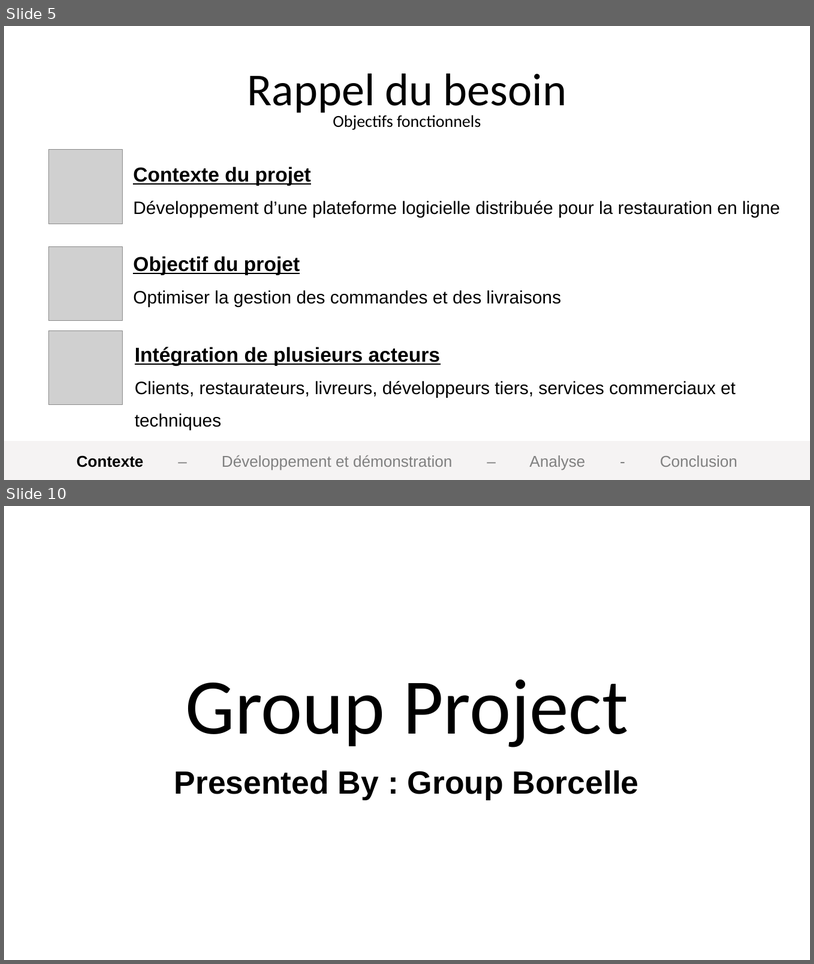
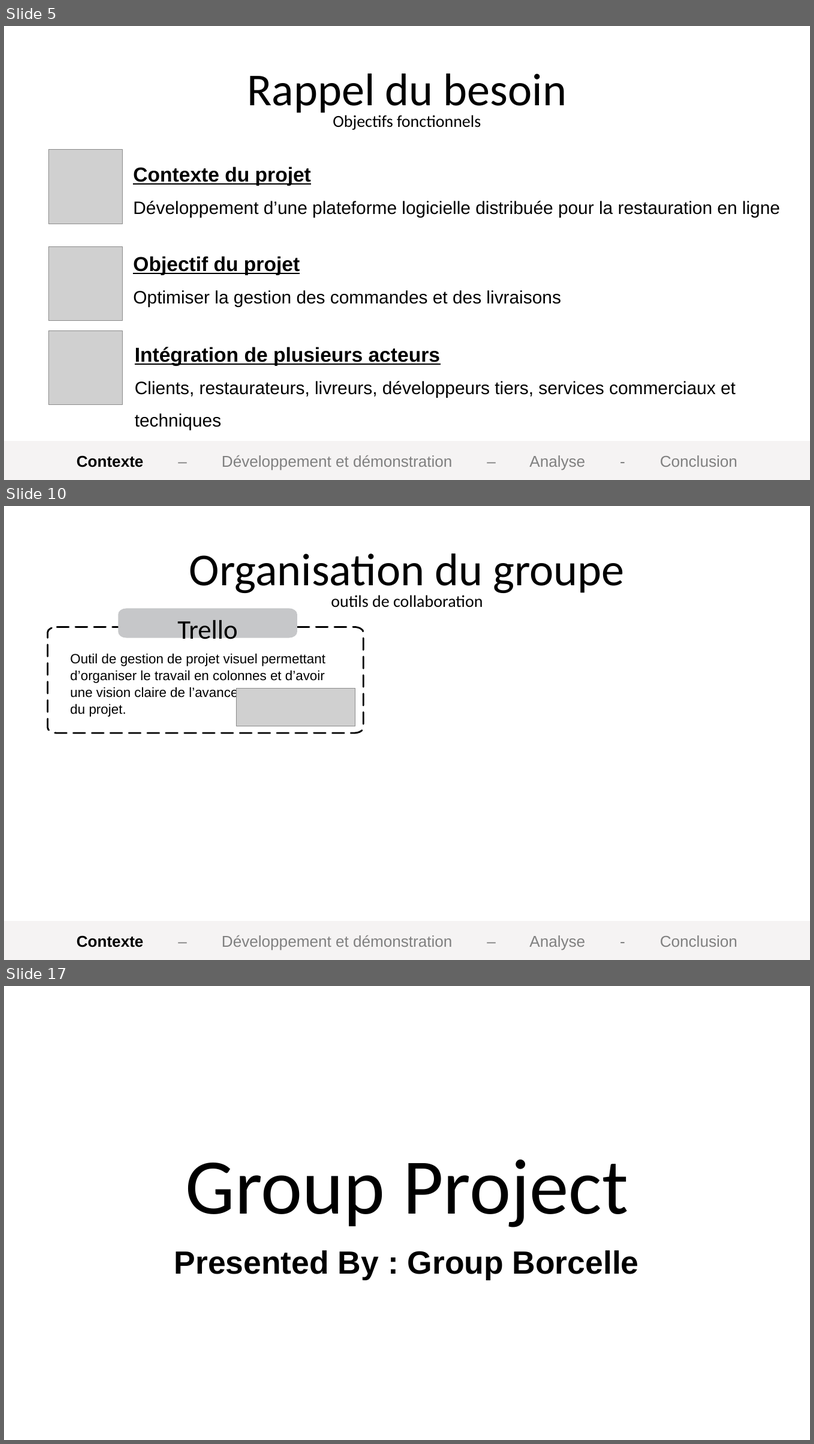
Before and after one commit to omar-sdt/CES-eat, a slide deck: docs/Présentation CES'eat.pptx. Shown one above the other, each under a label of ours: slides 5 and 10 before the commit, slides 5, 10 and 17 after it; the slides between them are not shown. The pictures are 814x964 and 814x1444 pixels, drawn with LibreOffice and Linux fonts; fonts in the diff are those of the drawing; grey boxes stand for pictures; background and template pictures are left out. Boxes give left, top, right and bottom in pixels: in the first picture for what was removed or moved away, otherwise in the second. Text is boxed around its words. In the diff, an @@ line names an element or a change of style, - is before the commit and + after.

Commit message:
Finish Context part

```diff
--- a/docs/Présentation CES'eat.pptx
+++ b/docs/Présentation CES'eat.pptx
@@ slide 10 added at box(4, 506, 810, 960), background picture (left out) @@
@@ text added at box(189, 553, 625, 596), 81.7 pt, text #000000 @@
+Organisation du groupe
@@ text added at box(331, 595, 483, 607), 30 pt, text #000000 @@
+outils de collaboration
@@ freeform shape added at box(118, 609, 297, 638), fill #C6C7C9 @@
@@ freeform shape added at box(48, 627, 363, 733), fill #FFFFFF, outline #000000 3 pt dashed @@
@@ text added at box(177, 620, 237, 646), 48 pt, text #000000 @@
+Trello
@@ text added at box(70, 653, 326, 717), 24 pt, text #000000 @@
+Outil de gestion de projet visuel permettant d’organiser le travail en colonnes et d’avoir une vision claire de l’avancement
+du projet.
@@ picture added at box(236, 688, 356, 726) @@
@@ rectangle added at box(4, 921, 810, 960), fill #F5F3F3, outline #F5F3F3 2 pt @@
@@ text added at box(77, 935, 738, 949), 28 pt, text #808080 @@
+Contexte – Développement et démonstration – Analyse - Conclusion
@@ what was slide 10 is now slide 17 @@
```
Also in this commit, not shown: 4 slides changed, 6 other slides added.
